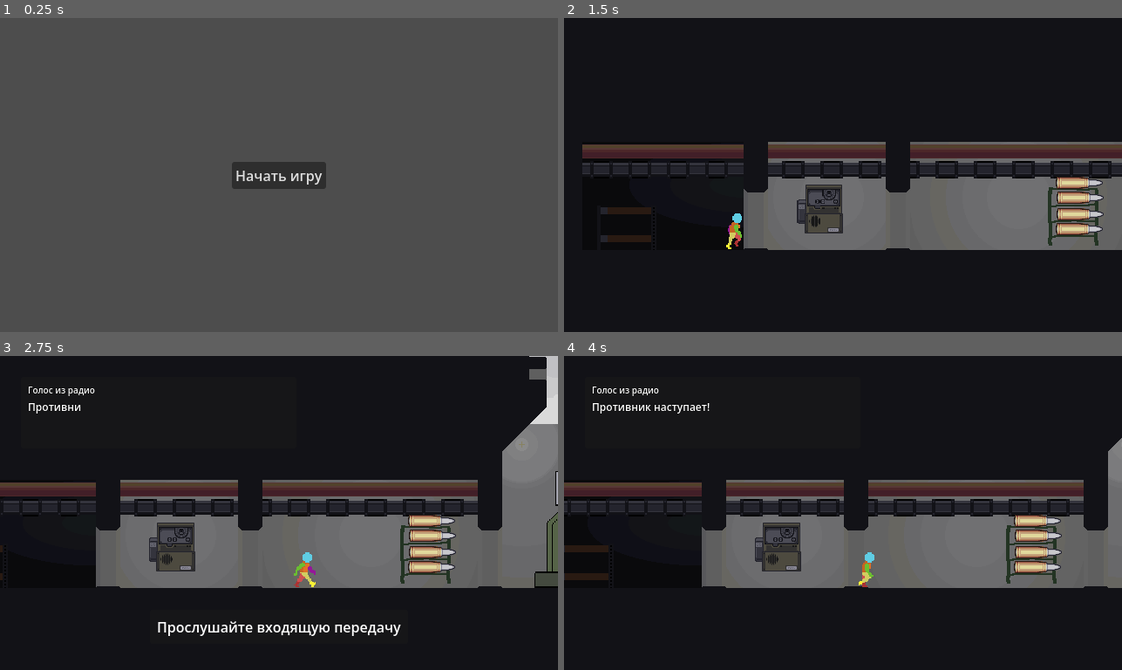
Above: before the commit, frames 1-4 (two rows, left to right).
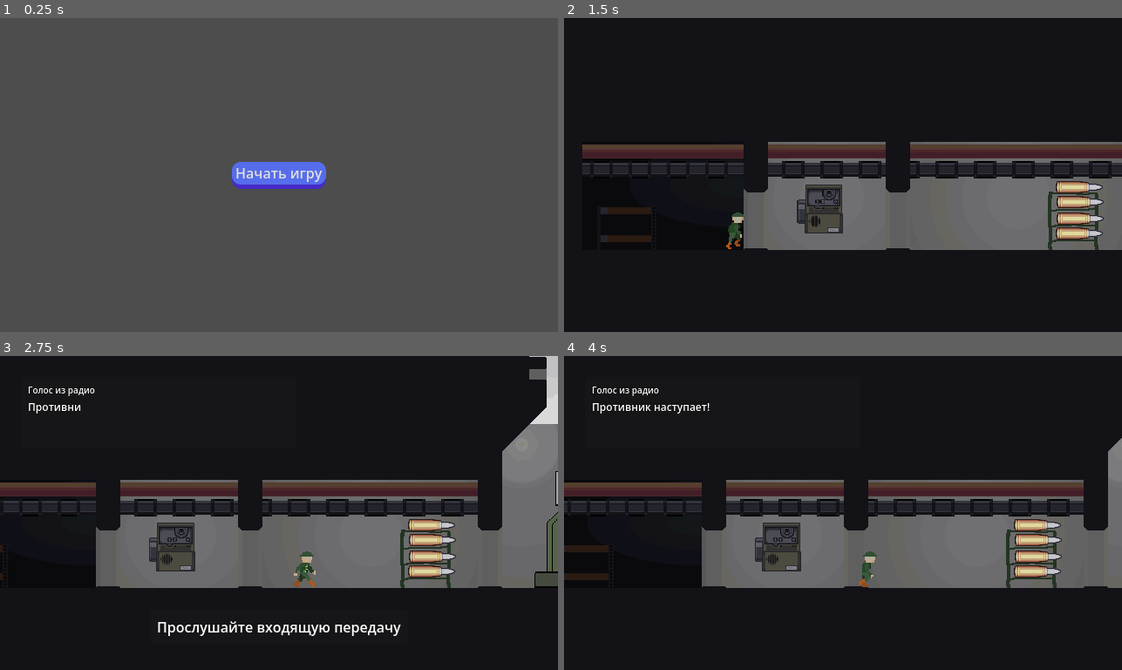
Above: after the commit, the same moments.

Repository: Rootslove/sib-jam-2026
Game: Godot game, scene res://levels/MainMenu.tscn
Two runs of this game, one before a commit and one after it. Both use one fixed random seed, a clock stepped at 60 frames per second and the inputs below.
Inputs (mouse positions are in pixels of both pictures, inside the frame that each line leads up to):
- Up to frame 1 (0.25 s): no input
- Up to frame 2 (1.5 s): click "Начать игру" at 0.5 s; move the mouse to (965, 159) at 1.27 s; hold Right (ui_right) from 1.28 s (still down); click (965, 159) at 1.42 s
- Up to frame 3 (2.75 s): keep holding Right (ui_right); move the mouse to (167, 528) at 2.02 s; click (167, 528) at 2.17 s
- Up to frame 4 (4 s): move the mouse to (898, 443) at 2.77 s; release Right (ui_right) at 2.78 s; hold Left (ui_left) 2.78-3.53 s; click (898, 443) at 2.92 s; move the mouse to (815, 575) at 3.52 s; hold Right (ui_right) from 3.53 s (still down); click (815, 575) at 3.67 s

The runs differ from the first frame. In frame 1, 1.4% of the frame differs, in the area x 41-59%, y 45-55%; in frame 2, 1.7%; in frame 3, 1.7%, in the area x 52-82%, y 50-74%; in frame 4, 1.7%.

Commit message:
final

Diff:
--- a/globals/game_manager.gd
+++ b/globals/game_manager.gd
@@ -7,6 +7,7 @@
 var dialogue : DialogRes
 var player : PlayerCharacter
 var salt_levels : Array[String] = ["не соленый", "слабосоленый", "соленый", "пересолил", "да тут одна соль!"]
+var sides_levels : Array[String] = ["пусто", "малый гарнир", "средний гарнир", "большой гарнир", "куда столько!?"]
 var shots_required_amount : int = 0
 
 func _ready() -> void:
--- a/levels/MainMenu.tscn
+++ b/levels/MainMenu.tscn
@@ -1,6 +1,7 @@
 [gd_scene format=3 uid="uid://bdnn4des4fa0i"]
 
 [ext_resource type="Script" uid="uid://6oxw7bl3b0e0" path="res://levels/main_menu.gd" id="1_oiv87"]
+[ext_resource type="Theme" uid="uid://cs0m24c6am0f" path="res://scenes/UI/deffff.tres" id="2_17qdo"]
 
 [node name="MainMenu" type="Control" unique_id=555658686]
 layout_mode = 3
@@ -25,4 +26,5 @@
 offset_bottom = 15.5
 grow_horizontal = 2
 grow_vertical = 2
+theme = ExtResource("2_17qdo")
 text = "Начать игру"
--- a/levels/cooking/CookingTable.tscn
+++ b/levels/cooking/CookingTable.tscn
@@ -3,8 +3,11 @@
 [ext_resource type="PackedScene" uid="uid://cphvmyxprx75f" path="res://scenes/objects/salter/Salter.tscn" id="1_cojxw"]
 [ext_resource type="Script" uid="uid://doe0jq3w8814c" path="res://levels/cooking/cooking_table.gd" id="1_m4ugx"]
 [ext_resource type="PackedScene" uid="uid://btik5ldm7lqh6" path="res://scenes/objects/salter/SaltPiece.tscn" id="2_ks5bk"]
+[ext_resource type="PackedScene" uid="uid://cbjfpspqemge7" path="res://scenes/objects/sides/Sider.tscn" id="3_bn5sx"]
 [ext_resource type="Theme" uid="uid://cs0m24c6am0f" path="res://scenes/UI/deffff.tres" id="4_kbru1"]
 [ext_resource type="Script" uid="uid://c2c273mtqokbc" path="res://levels/cooking/salt_progress_bar.gd" id="4_m4ugx"]
+[ext_resource type="Script" uid="uid://npqmrvf6hont" path="res://levels/cooking/sides_progress_bar.gd" id="6_v54xu"]
+[ext_resource type="Texture2D" uid="uid://i3nba836ejnv" path="res://assets/sprites/PC/SideBG.png" id="7_ny4j6"]
 
 [sub_resource type="RectangleShape2D" id="RectangleShape2D_cojxw"]
 size = Vector2(918, 20)
@@ -84,10 +87,10 @@
 
 [node name="SaltProgressBar" type="ProgressBar" parent="." unique_id=1226975418 node_paths=PackedStringArray("table")]
 unique_name_in_owner = true
-offset_left = 212.0
-offset_top = 17.0
-offset_right = 439.0
-offset_bottom = 39.0
+offset_left = 207.0
+offset_top = 10.0
+offset_right = 434.0
+offset_bottom = 32.0
 max_value = 9.0
 step = 1.0
 show_percentage = false
@@ -101,3 +104,32 @@
 offset_top = -1.0
 offset_right = 106.0
 offset_bottom = 22.0
+
+[node name="SidesProgressBar" type="ProgressBar" parent="." unique_id=1274696864 node_paths=PackedStringArray("table")]
+unique_name_in_owner = true
+offset_left = 207.0
+offset_top = 37.0
+offset_right = 434.0
+offset_bottom = 59.0
+max_value = 9.0
+step = 1.0
+show_percentage = false
+script = ExtResource("6_v54xu")
+table = NodePath("..")
+
+[node name="SidesProgressText" type="Label" parent="SidesProgressBar" unique_id=682126535]
+unique_name_in_owner = true
+layout_mode = 0
+offset_left = 66.0
+offset_top = -1.0
+offset_right = 106.0
+offset_bottom = 22.0
+
+[node name="Sprite2D" type="Sprite2D" parent="." unique_id=1285428722]
+position = Vector2(61, 61)
+texture = ExtResource("7_ny4j6")
+offset = Vector2(12.45, 14.515)
+
+[node name="Sider" parent="Sprite2D" unique_id=1317278502 node_paths=PackedStringArray("table", "anchor") instance=ExtResource("3_bn5sx")]
+table = NodePath("../..")
+anchor = NodePath("..")
--- /dev/null
+++ b/levels/cooking/sides_progress_bar.gd
@@ -0,0 +1,8 @@
+extends ProgressBar
+
+
+@export var table : CookingTable
+
+func _process(delta: float) -> void:
+	value = table.shell.sides_amount % 20
+	%SidesProgressText.text = GManager.sides_levels[clampf(table.shell.sides_amount / 20, 0, 4)]
--- a/levels/day_1/day_1.tscn
+++ b/levels/day_1/day_1.tscn
@@ -83,7 +83,7 @@
 
 [node name="Shelve" parent="Objects" unique_id=325387380 instance=ExtResource("5_y4ljs")]
 unique_name_in_owner = true
-position = Vector2(564, 223)
+position = Vector2(564, 228)
 
 [node name="Gun" parent="Objects" unique_id=1644629653 instance=ExtResource("6_y6s2w")]
 position = Vector2(866, 109)
--- a/levels/day_2/day_2.tscn
+++ b/levels/day_2/day_2.tscn
@@ -111,7 +111,7 @@
 
 [node name="Shelve" parent="Objects" unique_id=325387380 instance=ExtResource("5_riaxp")]
 unique_name_in_owner = true
-position = Vector2(564, 223)
+position = Vector2(564, 228)
 amount = 1
 
 [node name="Gun" parent="Objects" unique_id=1644629653 instance=ExtResource("6_jd12e")]
@@ -126,7 +126,7 @@
 dialog = Array[ExtResource("8_b244s")]([ExtResource("10_oj2f0")])
 
 [node name="TableObj" parent="Objects" unique_id=553220251 instance=ExtResource("10_i6mo8")]
-position = Vector2(431, 246)
+position = Vector2(431, 244)
 
 [node name="AutoTriggerArea" type="Area2D" parent="Objects" unique_id=799249529 node_paths=PackedStringArray("object_to_trigger")]
 position = Vector2(-20, -1)
--- a/levels/day_3/day_3.tscn
+++ b/levels/day_3/day_3.tscn
@@ -73,7 +73,7 @@
 
 [node name="Shelve" parent="Objects" unique_id=325387380 instance=ExtResource("5_leiyr")]
 unique_name_in_owner = true
-position = Vector2(564, 223)
+position = Vector2(564, 228)
 amount = 1
 take_shell_str = "E - взять себя в руки!"
 no_shell_str = "Ммм, какая кровать"
@@ -90,7 +90,7 @@
 collision_layer = 0
 
 [node name="TableObj" parent="Objects" unique_id=553220251 instance=ExtResource("11_oij4e")]
-position = Vector2(431, 246)
+position = Vector2(431, 244)
 collision_mask = 0
 monitoring = false
 monitorable = false
--- a/scenes/objects/salter/Salter.tscn
+++ b/scenes/objects/salter/Salter.tscn
@@ -2,9 +2,18 @@
 
 [ext_resource type="Script" uid="uid://qemgpe8vcxsv" path="res://scenes/objects/salter/salter.gd" id="1_3oqb8"]
 [ext_resource type="Texture2D" uid="uid://b5k3hpeokhafb" path="res://assets/sprites/PC/Salter.png" id="2_6731o"]
+[ext_resource type="AudioStream" uid="uid://pcm3eev3eelq" path="res://assets/SFX/shake_1.ogg" id="3_2itd1"]
+[ext_resource type="AudioStream" uid="uid://dmhev5g1qcnc8" path="res://assets/SFX/shake_2.ogg" id="4_2tc8e"]
+[ext_resource type="AudioStream" uid="uid://bx48k3xg475xt" path="res://assets/SFX/shake_3.ogg" id="5_5ltxi"]
 
 [sub_resource type="RectangleShape2D" id="RectangleShape2D_3oqb8"]
 size = Vector2(102, 132)
+
+[sub_resource type="AudioStreamRandomizer" id="AudioStreamRandomizer_6731o"]
+streams_count = 3
+stream_0/stream = ExtResource("3_2itd1")
+stream_1/stream = ExtResource("4_2tc8e")
+stream_2/stream = ExtResource("5_5ltxi")
 
 [node name="Salter" type="CharacterBody2D" unique_id=624381517]
 script = ExtResource("1_3oqb8")
@@ -21,3 +30,8 @@
 [node name="SpawnPoint" type="Marker2D" parent="." unique_id=607102942]
 unique_name_in_owner = true
 position = Vector2(-2, 69)
+
+[node name="AudioStreamPlayer2D" type="AudioStreamPlayer2D" parent="." unique_id=1250420847]
+unique_name_in_owner = true
+stream = SubResource("AudioStreamRandomizer_6731o")
+volume_db = -8.525
--- a/scenes/objects/salter/salter.gd
+++ b/scenes/objects/salter/salter.gd
@@ -30,5 +30,6 @@
 			last_big_y_velocity_sign = !last_big_y_velocity_sign
 			var new_salt : Spice = salt.instantiate()
 			get_parent().add_child(new_salt)
+			%AudioStreamPlayer2D.play()
 			new_salt.table = table
 			new_salt.global_position = %SpawnPoint.global_position
--- a/scenes/objects/salter/spice.gd
+++ b/scenes/objects/salter/spice.gd
@@ -4,9 +4,16 @@
 var termination_timer : Timer
 var freeze_timer : Timer
 
+@export var rotate_min_speed: float = 10.0
+@export var rotate_max_speed: float = 30.0
+
+var angular_speed: float = 0.0
+
+@export var do_rotate : bool = false
 @export var fall_velocity : float = 160
 var velocity : Vector2 = Vector2.DOWN
 var area : Area2D
+var freezed : bool = false
 
 var table : CookingTable
 
@@ -25,6 +32,11 @@
 	add_child(freeze_timer)
 
 	termination_timer.start()
+	if do_rotate :
+		randomize()
+		angular_speed = randf_range(rotate_min_speed, rotate_max_speed)
+		if randi() % 2 == 0:
+			angular_speed *= -1.0
 
 
 func on_area_entered(area2d: Area2D) -> void:
@@ -34,8 +46,14 @@
 	freeze_timer.start()
 
 func _physics_process(delta: float) -> void:
+	if freezed :
+		return
 	velocity = Vector2.DOWN * delta * fall_velocity
 	global_position += velocity
+	if do_rotate :
+		print(rotation)
+		print(angular_speed)
+		rotation += angular_speed * delta
 
 func attach_to_area() -> void:
 	termination_timer.stop()
@@ -44,4 +62,8 @@
 	reparent(area, true)
 	set_physics_process(false)
 	set_deferred("disabled", true)
-	table.shell.salt_amount += 1
+
+	if do_rotate :
+		table.shell.sides_amount += 1
+	else :
+		table.shell.salt_amount += 1
--- a/scenes/objects/shelve&shells/Shell.tscn
+++ b/scenes/objects/shelve&shells/Shell.tscn
@@ -2,6 +2,9 @@
 
 [ext_resource type="Script" uid="uid://dqoxt1rgl6sgd" path="res://scripts/item.gd" id="1_8f81k"]
 [ext_resource type="Texture2D" uid="uid://3cr8mcju0g8l" path="res://assets/sprites/Obj/shell_type.png" id="2_8n4ok"]
+
+[sub_resource type="RectangleShape2D" id="RectangleShape2D_8n4ok"]
+size = Vector2(56, 7)
 
 [node name="Shell" type="Node2D" unique_id=1032144903]
 script = ExtResource("1_8f81k")
@@ -19,3 +22,11 @@
 [node name="CollisionPolygon2D" type="CollisionPolygon2D" parent="SpiceArea" unique_id=1872485353]
 position = Vector2(1, 6)
 polygon = PackedVector2Array(0, 0, 2, -5, 34, -4, 54, 2, 34, 8, 19, 9, 1, 9)
+
+[node name="SidesArea" type="Area2D" parent="." unique_id=463537264]
+collision_layer = 2048
+collision_mask = 1024
+
+[node name="CollisionShape2D" type="CollisionShape2D" parent="SidesArea" unique_id=1833659189]
+position = Vector2(26, 13)
+shape = SubResource("RectangleShape2D_8n4ok")
--- /dev/null
+++ b/scenes/objects/sides/Sider.tscn
@@ -0,0 +1,15 @@
+[gd_scene format=3 uid="uid://cbjfpspqemge7"]
+
+[ext_resource type="Script" uid="uid://bh0q4mv8gk3qb" path="res://scenes/objects/sides/sider.gd" id="1_dfba1"]
+[ext_resource type="PackedScene" uid="uid://1m60tgbp31d1" path="res://scenes/objects/sides/side_bullet.tscn" id="2_n1o1e"]
+
+[sub_resource type="CircleShape2D" id="CircleShape2D_dfba1"]
+radius = 30.0
+
+[node name="Sider" type="CharacterBody2D" unique_id=1317278502]
+script = ExtResource("1_dfba1")
+side = ExtResource("2_n1o1e")
+metadata/_custom_type_script = "uid://bh0q4mv8gk3qb"
+
+[node name="CollisionShape2D" type="CollisionShape2D" parent="." unique_id=780780534]
+shape = SubResource("CircleShape2D_dfba1")
--- /dev/null
+++ b/scenes/objects/sides/side_bullet.tscn
@@ -0,0 +1,20 @@
+[gd_scene format=3 uid="uid://1m60tgbp31d1"]
+
+[ext_resource type="Script" uid="uid://dl4p3ohmr56sc" path="res://scenes/objects/salter/spice.gd" id="1_7wg2p"]
+[ext_resource type="Texture2D" uid="uid://qmerqpbbks45" path="res://assets/sprites/PC/Side.png" id="2_3pq5i"]
+
+[sub_resource type="CircleShape2D" id="CircleShape2D_3pq5i"]
+radius = 7.0
+
+[node name="SideBullet" type="Area2D" unique_id=132973720]
+collision_layer = 1024
+collision_mask = 2048
+script = ExtResource("1_7wg2p")
+metadata/_custom_type_script = "uid://dl4p3ohmr56sc"
+
+[node name="Sprite2D" type="Sprite2D" parent="." unique_id=1802474209]
+texture = ExtResource("2_3pq5i")
+
+[node name="CollisionShape2D" type="CollisionShape2D" parent="." unique_id=63592956]
+position = Vector2(-2, 0)
+shape = SubResource("CircleShape2D_3pq5i")
--- /dev/null
+++ b/scenes/objects/sides/sider.gd
@@ -0,0 +1,46 @@
+extends CharacterBody2D
+class_name Sider
+
+@export var table : CookingTable
+
+@export var side : PackedScene
+@export var anchor : Node2D
+@export var salting_intensity : float = 3
+@export var velocity_threshold : float = 900
+@export var radius : float = 50
+
+@export var sides : Array[Spice]
+
+var is_carried : bool = false
+var last_big_y_velocity_sign : bool = false
+
+func _ready() -> void:
+	input_pickable = true
+
+func _input_event(viewport: Viewport, event: InputEvent, shape_idx: int):
+	if event is InputEventMouseButton and event.button_index == MOUSE_BUTTON_LEFT and event.pressed && not is_carried:
+		is_carried = true
+		for i : int in range(15) :
+			var _side : Spice  = side.instantiate()
+			_side.freezed = true
+			_side.position = Vector2(radius*randf() - 25, radius*randf() - 25)
+			_side.do_rotate = true
+			_side.table = table
+			sides.append(_side)
+			add_child(_side)
+
+func _physics_process(delta: float) -> void:
+	if Input.is_mouse_button_pressed(MOUSE_BUTTON_LEFT) :
+		if is_carried :
+			velocity = (get_global_mouse_position() - global_position) * delta * 1600
+			move_and_slide()
+	else :
+		drop()
+		position = Vector2(0, 0)
+		is_carried = false
+
+func  drop() -> void:
+	for _side : Spice in sides :
+		_side.reparent(get_parent(), true)
+		_side.freezed = false
+	sides.clear()
--- a/scripts/item.gd
+++ b/scripts/item.gd
@@ -5,6 +5,7 @@
 @export var shell_type : SHELL_TYPE
 
 var salt_amount : int
+var sides_amount : int
 
 
 enum SHELL_TYPE {
Not shown, added: assets/SFX/shake_1.ogg.import
Not shown, added: assets/SFX/shake_2.ogg.import
Not shown, added: assets/SFX/shake_3.ogg.import
Binary file added: assets/sprites/PC/Side.png
Not shown, added: assets/sprites/PC/Side.png.import
Binary file added: assets/sprites/PC/SideBG.png
Not shown, added: assets/sprites/PC/SideBG.png.import
Binary file changed: assets/sprites/PC/pc.png
Not shown, changed: export_presets.cfg
Not shown, added: levels/cooking/sides_progress_bar.gd.uid
Not shown, added: scenes/objects/sides/sider.gd.uid
Not shown, added: assets/SFX/shake_1.ogg
(and 2 more such lines)
